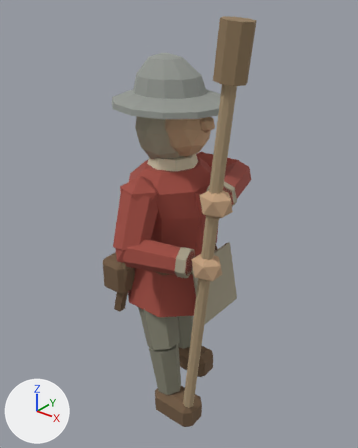
The glTF model assets/3d/models/units/artillery_gunner.glb as it was, and as the next commit left it.
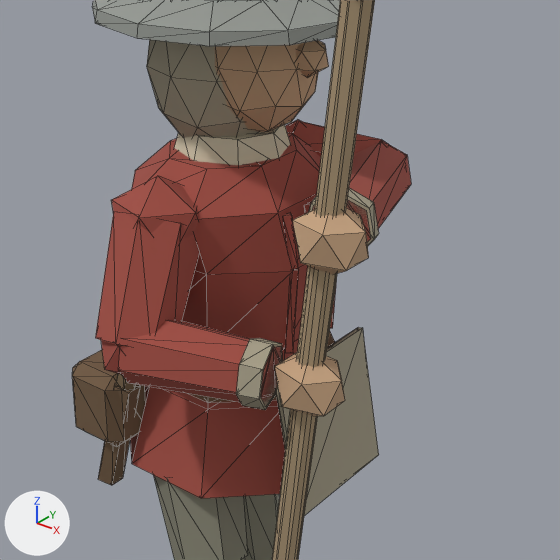
There are two pictures of each version: one whole from a 50 mm lens placed at (1.406, -1.713, 2.105), pointed at (0.065, -0.036, 1.065), one close up on the part from 20% to 88% of the width and 22% to 77% of the height. Lighting does not change. The marker at lower left points along +X, +Y and +Z. The last two pictures show the newer version. The close-ups show mesh edges as thin lines. Vertices at exactly the same position are counted once.

Names of what the first close-up shows: 'artillery_gunner_hose', 'artillery_gunner_leather', 'artillery_gunner_linen', 'artillery_gunner_oak_light', 'artillery_gunner_padded_linen', 'artillery_gunner_skin', 'artillery_gunner_steel', 'artillery_gunner_team_cloth' and 1 more.
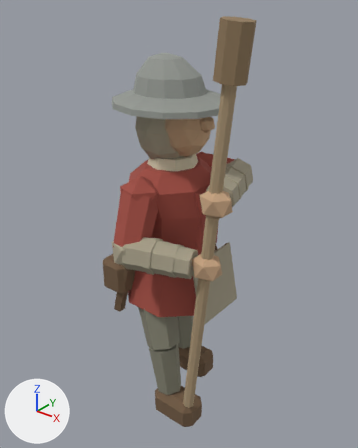
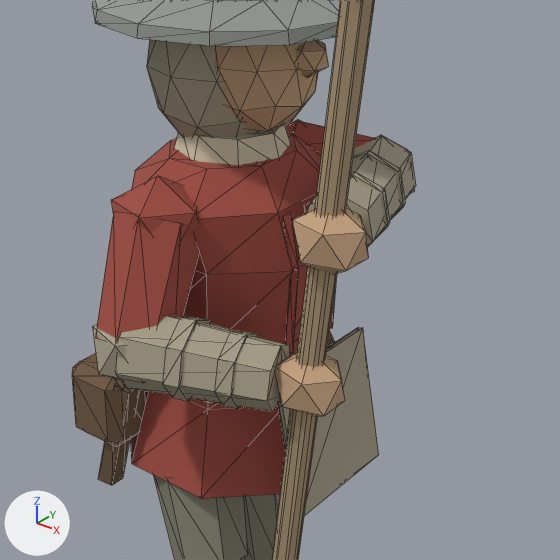
Where the change shows, as pixel boxes (x1, y1, x2, y2) in the close-ups (560 x 560 px):
'artillery_gunner_team_cloth', reshaped (12% narrower): before (95, 120, 411, 498); after (95, 120, 374, 498)
'artillery_gunner_padded_linen', reshaped (39% wider): before (147, 40, 379, 516); after (93, 40, 416, 516)
part 1 of me_cone_528, added (beige): after (93, 324, 142, 383)
part 2 of me_cone_528, added: after (372, 135, 415, 194)
part 3 of me_cone_528, added (beige): after (116, 315, 290, 412)
part 4 of me_cone_528, added (beige): after (163, 317, 209, 401)
part 5 of me_cone_528, added (beige): after (215, 331, 257, 408)
part 6 of me_cone_528, added (beige): after (307, 137, 416, 246)
part 7 of me_cone_528, added: after (353, 151, 405, 220)
part 8 of me_cone_528, added: after (351, 171, 390, 239)
part 9 of me_cone_528, deleted: before (309, 188, 379, 246)
part 10 of me_gunner_padded_jack, deleted (red): before (313, 141, 411, 242)
part 11 of me_gunner_padded_jack, deleted (red): before (118, 320, 281, 405)
part 12 of me_gunner_padded_jack, deleted (red): before (101, 340, 124, 374)

What changed in the scene script:
```text
Change me_cone_528:
    used by ob_artillery_gunner_padded_linen; location = (0.0, 0.0, 0.0)
    remove me_cone_528.from_pydata(...)  # 78 vertices, 140 faces; spans x -0.173..0.435, y -0.33..0.151, z 0.638..1.71
    add me_cone_528.from_pydata(...)  # 158 vertices, 276 faces; spans x -0.173..0.441, y -0.418..0.355, z 0.638..1.71
    me_cone_528 part 1: a new loose piece, an icosphere of 20 faces spanning x -0.05..0.11, y -0.415..-0.265, z 0.952..1.128, in mat_padded_linen (beige #aaa28b)
    me_cone_528 part 2: a new loose piece, an icosphere of 20 faces spanning x 0.1..0.26, y 0.205..0.355, z 1.162..1.338, in mat_padded_linen (beige #aaa28b)
    me_cone_528 part 3: a new loose piece of 14 vertices spanning x 0.004..0.332, y -0.418..-0.187, z 0.964..1.124, in mat_padded_linen (beige #aaa28b)
    me_cone_528 part 4: a new loose piece of 14 vertices spanning x 0.097..0.177, y -0.387..-0.223, z 0.962..1.12, in mat_padded_linen (beige #aaa28b)
    me_cone_528 part 5: a new loose piece of 14 vertices spanning x 0.196..0.271, y -0.349..-0.2, z 0.966..1.109, in mat_padded_linen (beige #aaa28b)
    me_cone_528 part 6: a new loose piece of 14 vertices spanning x 0.106..0.441, y -0.204..0.313, z 1.175..1.387, in mat_padded_linen (beige #aaa28b)
    me_cone_528 part 7: a new loose piece of 14 vertices spanning x 0.177..0.338, y 0.057..0.154, z 1.201..1.362, in mat_padded_linen (beige #aaa28b)
    me_cone_528 part 8: a new loose piece of 14 vertices spanning x 0.252..0.399, y -0.094..-0.004, z 1.232..1.378, in mat_padded_linen (beige #aaa28b)
    me_cone_528 part 9: 14 vertices removed from x 0.297..0.435, y -0.19..-0.094, z 1.252..1.385
    other edits to the shape of me_cone_528 do not show in these pictures
Change me_gunner_padded_jack:
    used by ob_artillery_gunner_team_cloth; location = (0.0, 0.0, 0.0)
    remove me_gunner_padded_jack.from_pydata(...)  # 216 vertices, 368 faces; spans x -0.245..0.429, y -0.409..0.353, z 0.65..1.379
    add me_gunner_padded_jack.from_pydata(...)  # 164 vertices, 280 faces; spans x -0.245..0.245, y -0.406..0.353, z 0.65..1.35
    me_gunner_padded_jack part 10: the loose piece of 14 vertices spanning x 0.115..0.429, y -0.187..0.309, z 1.184..1.379 is deleted
    me_gunner_padded_jack part 11: the loose piece of 14 vertices spanning x 0.007..0.316, y -0.409..-0.198, z 0.973..1.114 is deleted
    me_gunner_padded_jack part 12: the loose piece of 12 vertices spanning x -0.036..0.096, y -0.403..-0.277, z 0.966..1.114 is deleted
    other edits to the shape of me_gunner_padded_jack do not show in these pictures
```
